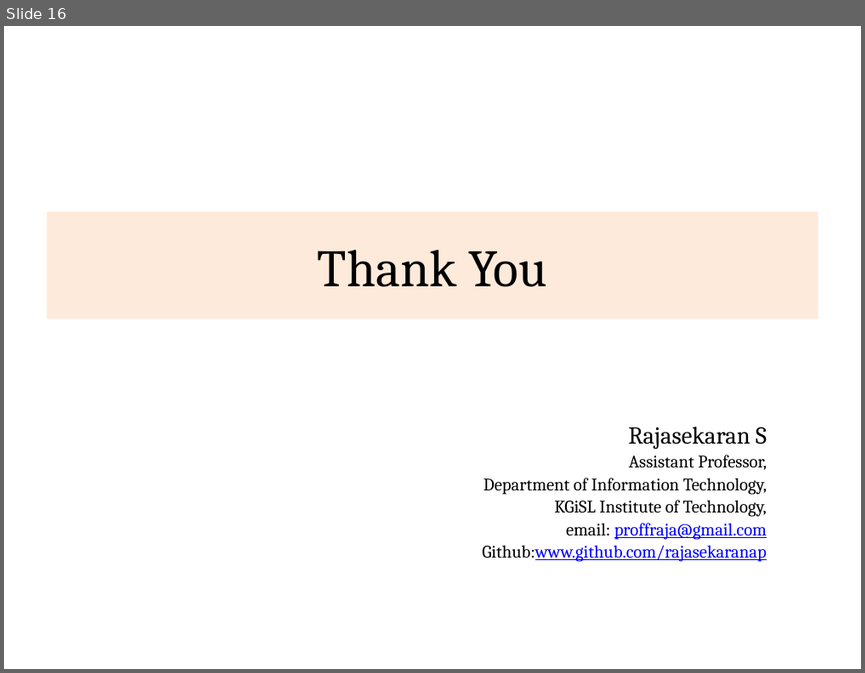
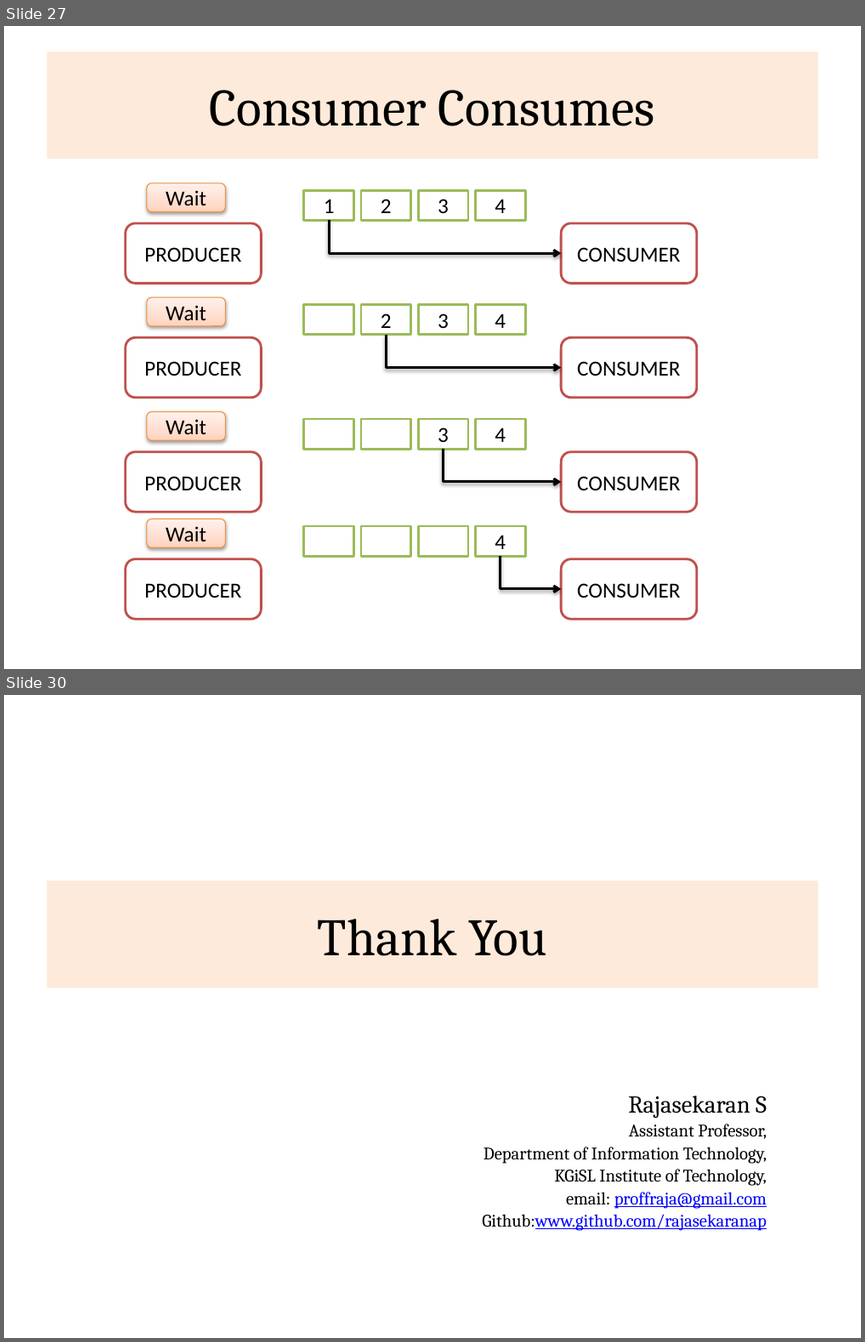
Before and after one commit to rajasekaran36/CS8392-OOPS, a slide deck: Slides/Unit 4/CS8392-U4-Multithreading.pptx. Shown one above the other, each under a label of ours: slide 16 before the commit, slides 27 and 30 after it; the slides between them are not shown. The pictures are 865x673 and 865x1342 pixels, drawn with LibreOffice and Linux fonts; fonts in the diff are those of the drawing. Boxes give left, top, right and bottom in pixels: in the first picture for what was removed or moved away, otherwise in the second. Text is boxed around its words. In the diff, an @@ line names an element or a change of style, - is before the commit and + after.

```diff
--- a/Slides/Unit 4/CS8392-U4-Multithreading.pptx
+++ b/Slides/Unit 4/CS8392-U4-Multithreading.pptx
@@ slide 27 added at bbox=[4, 26, 861, 669], background #FFFFFF @@
@@ title added at bbox=[46, 52, 818, 159], fill #FDEADA, 44 pt, text #000000 @@
+Consumer Consumes
@@ group added at bbox=[126, 182, 696, 283]: 4 rectangles, 3 rounded rectangles @@
+PRODUCER
+CONSUMER
+1
+2
+3
+4
+Wait
@@ elbow arrow added from (329, 221) to (561, 253), #000000 2 pt @@
@@ group added at bbox=[126, 298, 696, 397]: 4 rectangles, 3 rounded rectangles @@
+PRODUCER
+CONSUMER
+2
+3
+4
+Wait
@@ elbow arrow added from (386, 335) to (561, 367), #000000 2 pt @@
@@ group added at bbox=[126, 412, 696, 512]: 4 rectangles, 3 rounded rectangles, 1 elbow arrow @@
+PRODUCER
+CONSUMER
+3
+4
+Wait
@@ group added at bbox=[126, 519, 696, 619]: 4 rectangles, 3 rounded rectangles, 1 elbow arrow @@
+PRODUCER
+CONSUMER
+4
+Wait
@@ what was slide 16 is now slide 30 @@
```
Also in this commit, not shown: 13 other slides added, 29 other files.
